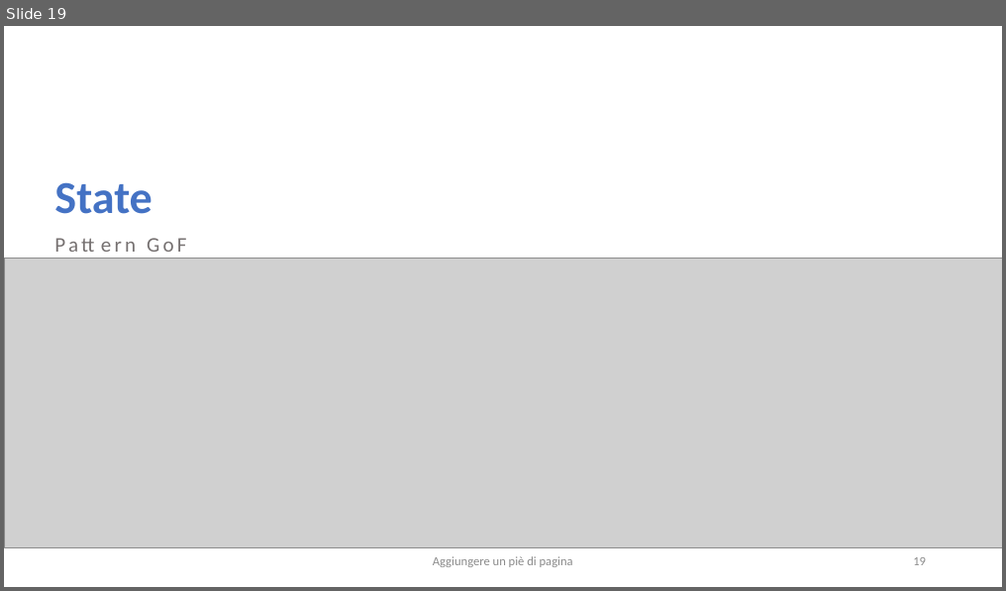
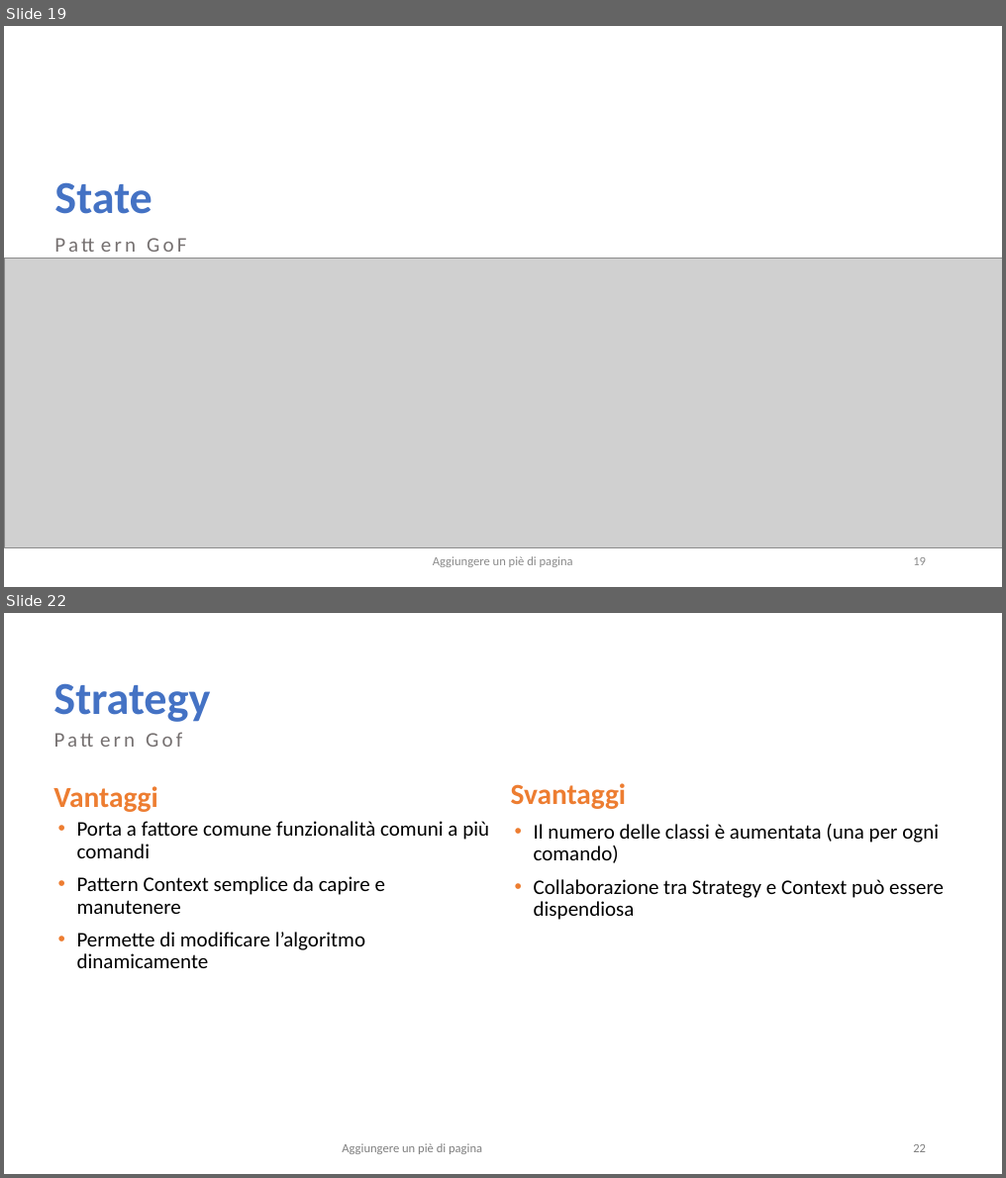
Before and after one commit to salvalai-matteo/EventBookDocumentation, a slide deck: Progetto Ingegneria SW.pptx. Shown one above the other, each under a label of ours: slide 19 before the commit, slides 19 and 22 after it; the slides between them are not shown. The pictures are 1006x591 and 1006x1178 pixels, drawn with LibreOffice and Linux fonts; fonts in the diff are those of the drawing; grey boxes stand for pictures. Boxes give left, top, right and bottom in pixels: in the first picture for what was removed or moved away, otherwise in the second. Text is boxed around its words. In the diff, an @@ line names an element or a change of style, - is before the commit and + after.

Commit message:
Presentazione aggiornata con Strategy

```diff
--- a/Progetto Ingegneria SW.pptx
+++ b/Progetto Ingegneria SW.pptx
@@ slide 22 added at <box>4,613,1002,1174</box>, background #FFFFFF @@
@@ title added at <box>54,683,210,722</box>, 44 pt, text #4472C4, bold @@
+Strategy
@@ text added at <box>47,726,650,776</box>, 20 pt, text #767171 @@
+Pattern Gof
@@ text added at <box>54,786,157,812</box>, 28 pt, text #ED7D31, bold @@
+Vantaggi
@@ text added at <box>511,783,627,809</box>, 28 pt, text #ED7D31, bold @@
+Svantaggi
@@ text added at <box>77,821,489,968</box>, 20 pt, text #000000 @@
+• Porta a fattore comune funzionalità comuni a più comandi
+• Pattern Context semplice da capire e manutenere
+• Permette di modificare l’algoritmo dinamicamente
@@ text added at <box>534,824,944,920</box>, 20 pt, text #000000 @@
+• Il numero delle classi è aumentata (una per ogni comando)St
+• Collaborazione tra Strategy e Context può essere dispendiosa
+rategy disponibili
@@ text added at <box>342,1144,482,1155</box>, 12 pt, text #808080 @@
+Aggiungere un piè di pagina
@@ page number added at <box>913,1145,926,1153</box>, 12 pt, text #808080 @@
+22
```
Also in this commit, not shown: 1 slide changed, 1 other slide added.
